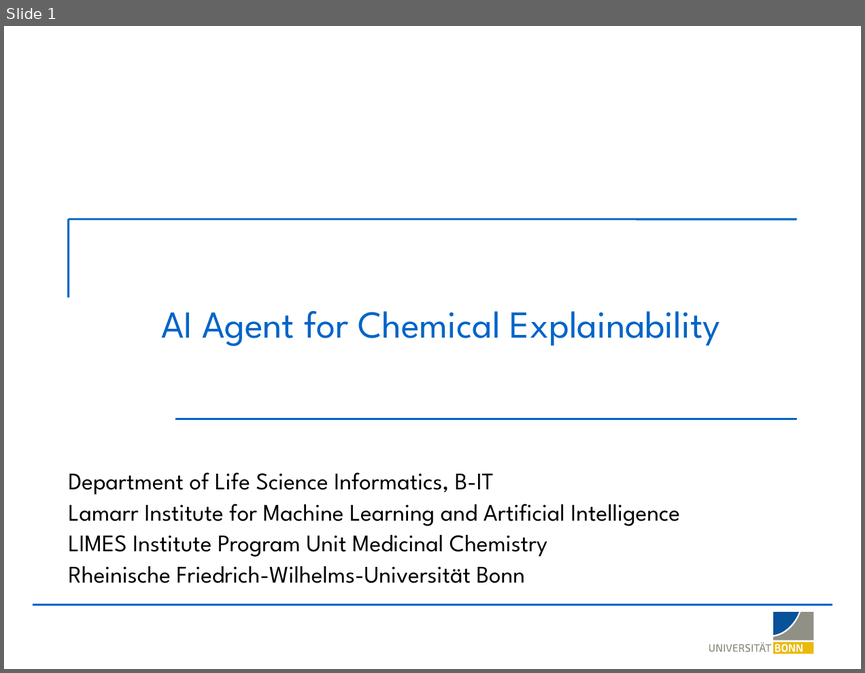
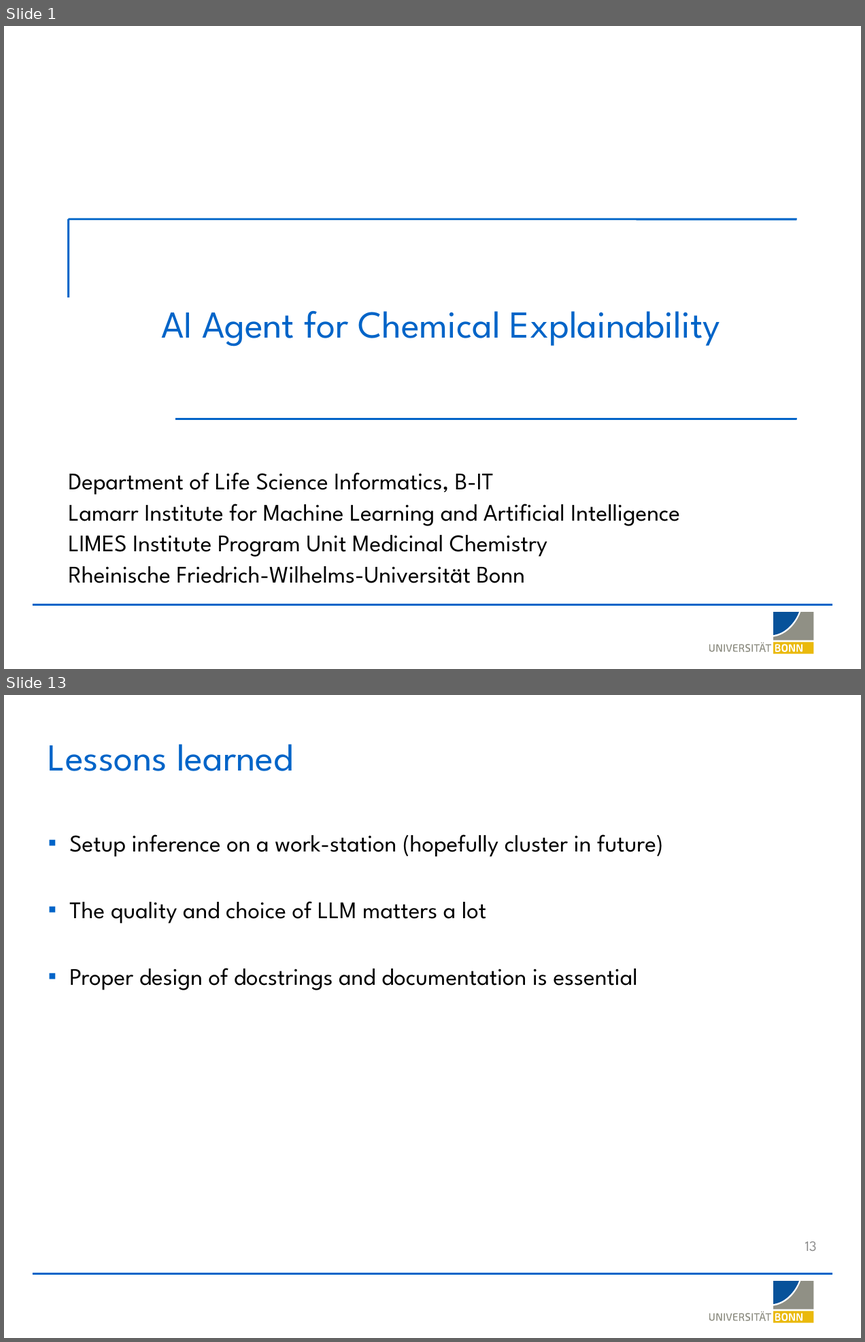
Before and after one commit to LSI-Uni-Bonn/ChemicHAL, a slide deck: slides/AI_Agent_Explainability.pptx. Shown one above the other, each under a label of ours: slide 1 before the commit, slides 1 and 13 after it; the slides between them are not shown. The pictures are 865x673 and 865x1342 pixels, drawn with LibreOffice and Linux fonts; fonts in the diff are those of the drawing; background and template pictures are left out. Boxes give left, top, right and bottom in pixels: in the first picture for what was removed or moved away, otherwise in the second. Text is boxed around its words. In the diff, an @@ line names an element or a change of style, - is before the commit and + after.

```diff
--- a/slides/AI_Agent_Explainability.pptx
+++ b/slides/AI_Agent_Explainability.pptx
@@ slide 13 added at (4,695,861,1338), background #FFFFFF; not listed: 20 template elements that a slide beside it also shows @@
@@ title added at (48,744,293,771), 32 pt, text #0064C8 @@
+Lessons learned
@@ text added at (69,834,663,990), 20 pt, text #000000 @@
+▪ Setup inference on a work-station (hopefully cluster in future)
+▪ The quality and choice of LLM matters a lot
+▪ Proper design of docstrings and documentation is essential
@@ page number added at (805,1241,817,1251), 12 pt, text #8B8B8B @@
+13
```
Also in this commit, not shown: 3 slides changed, 8 other slides added, 9 slides removed, 9 other files.
